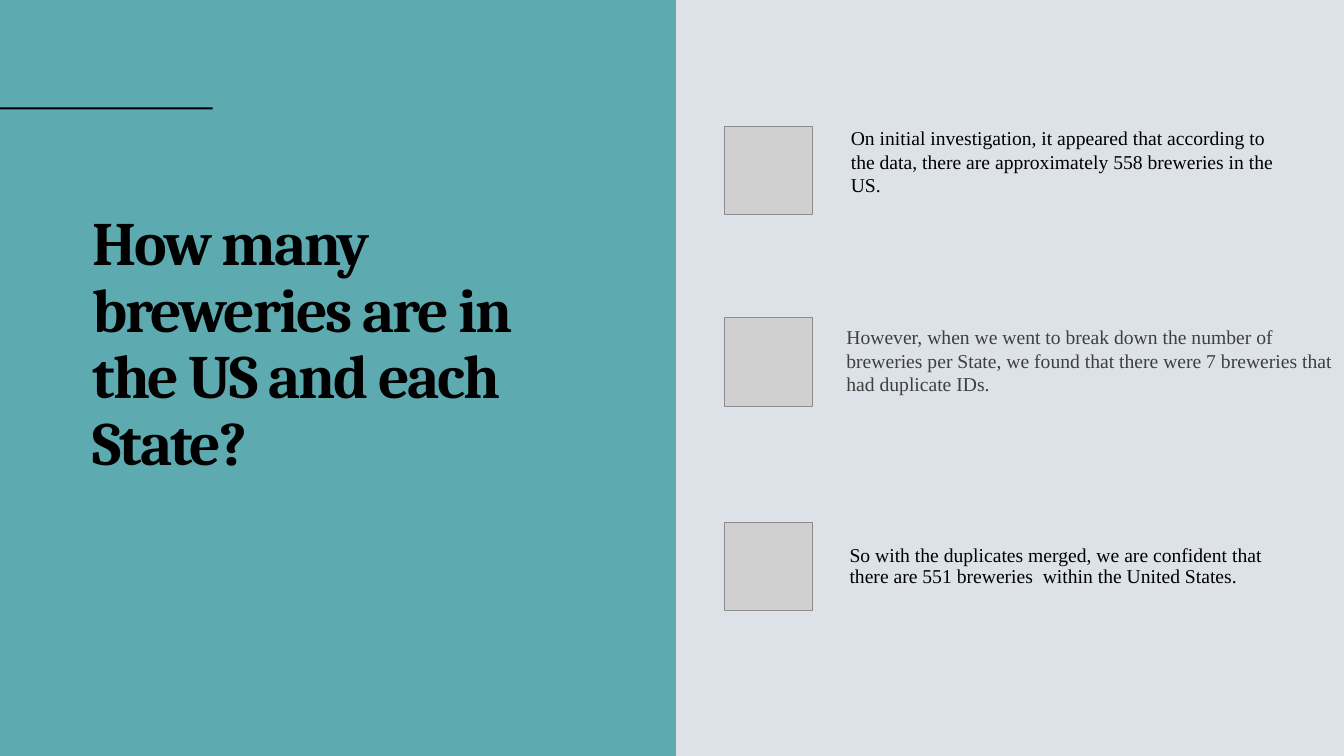
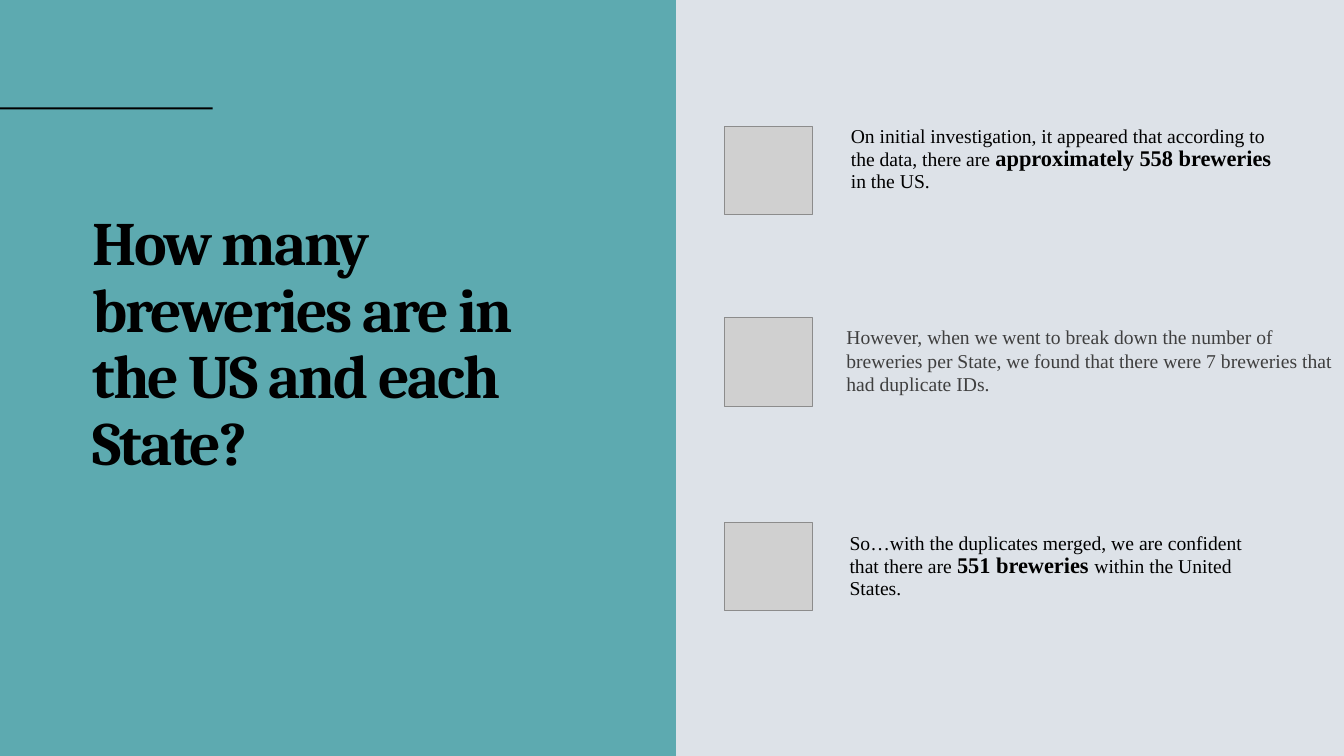
Before and after one commit to NickSager/MSDS_6306_Project1, a slide deck: slide 3 of Group4_CaseStudy1.pptx. Drawn at 1344x756 pixels with LibreOffice and Linux fonts; fonts in the diff are those of the drawing; grey boxes stand for pictures. Boxes give left, top, right and bottom in pixels: in the first picture for what was removed or moved away, otherwise in the second. Text is boxed around its words. In the diff, an @@ line names an element or a change of style, - is before the commit and + after.

```diff
--- a/Group4_CaseStudy1.pptx
+++ b/Group4_CaseStudy1.pptx
@@ text "On initial investigation, it appeared ..." at (851,129,1272,189): size 14 to 16 pt, bold on in "approximately 558 breweries"; line spacing 1 to 0.9 @@
@@ text at (850,536,1242,596): text changed @@
-So with the duplicates merged, we are confident that there are 551 breweries within the United States.
+So…with the duplicates merged, we are confident that there are 551 breweries within the United States.
```
Also in this commit, not shown: 6 other slides changed.
